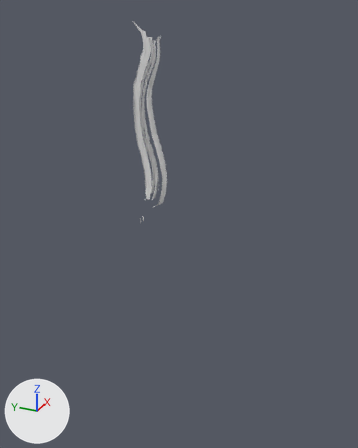
The FBX model Assets/ligamentos_fibrosos.fbx, before and after one commit.
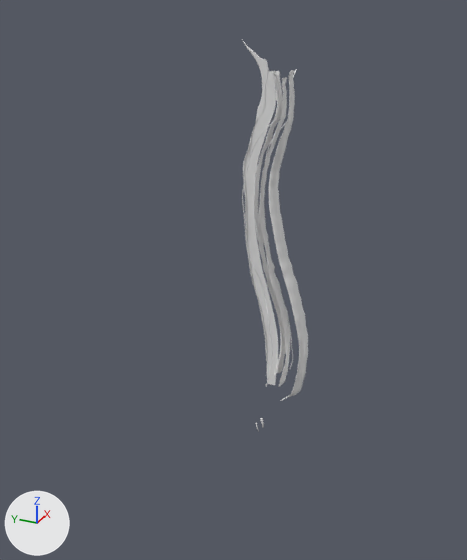
Each version is shown whole from a 50 mm camera at (-1.56, -0.774, 1.658) aimed at (0.031, -0.058, 0.862), then close up on the part from 2% to 70% of the width and 0% to 65% of the height. The axes (+X, +Y, +Z) are drawn at lower left. The lights are the same throughout. Where no turn or scale is listed for an object, it has been applied to the vertices.

Names of what the first close-up shows: 'Anterior longitudinal ligament', 'Interspinous ligaments', 'Intertransverse ligaments.l', 'Intertransverse ligaments.r', 'Ligamenta flava', 'Nuchal ligament', 'Posterior longitudinal ligament', 'Supraspinous ligament'.
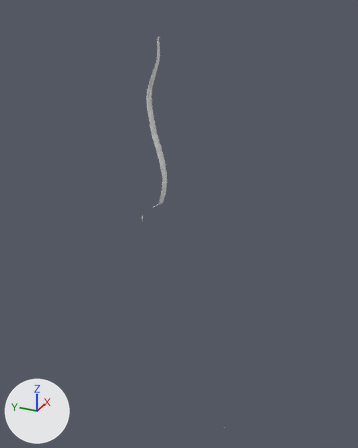
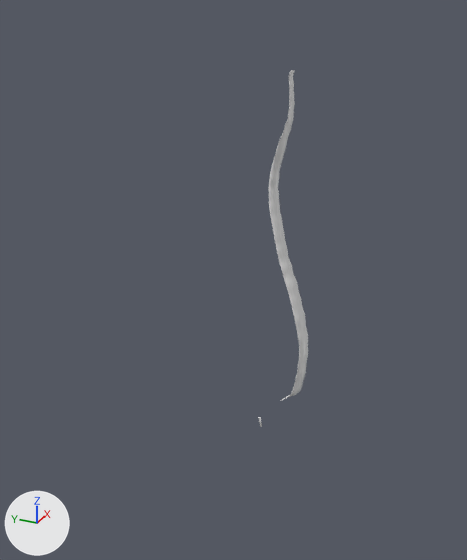
The newer file is also rescaled (x0.996), turned or shifted as a whole; pictures and numbers use the older file's frame.

Location of each change, [x1, y1, x2, y2] in pixels of the close-ups (467 x 560 px):
'Interspinous ligaments', deleted: before [244, 71, 278, 385]
'Posterior longitudinal ligament', deleted: before [259, 77, 291, 387]
'Ligamenta flava', deleted: before [254, 71, 285, 377]
'Nuchal ligament', deleted: before [243, 41, 269, 124]
'Intertransverse ligaments.r', deleted: before [242, 72, 281, 386]
'Supraspinous ligament', deleted: before [243, 124, 267, 362]
'Intertransverse ligaments.l', deleted: before [263, 69, 297, 368]

What changed in the scene script:
```text
Remove ob_posterior_longitudinal_ligament:
    ob_posterior_longitudinal_ligament = bpy.data.objects.new('Posterior longitudinal ligament', me_posterior_longitudinal_ligament_001)
    ob_posterior_longitudinal_ligament.location = (0.0, 0.038, 1.287)
Remove ob_intertransverse_ligaments_r:
    ob_intertransverse_ligaments_r = bpy.data.objects.new('Intertransverse ligaments.r', me_intertransverse_ligaments_001)
    ob_intertransverse_ligaments_r.location = (-0.034, 0.052, 1.266)
Remove ob_interspinous_ligaments:
    ob_interspinous_ligaments = bpy.data.objects.new('Interspinous ligaments', me_interspinous_ligaments_001)
    ob_interspinous_ligaments.location = (0.0, 0.066, 1.281)
Remove ob_supraspinous_ligament:
    ob_supraspinous_ligament = bpy.data.objects.new('Supraspinous ligament', me_supraspinous_ligament_001)
    ob_supraspinous_ligament.location = (0.0, 0.089, 1.277)
Remove ob_intertransverse_ligaments_l:
    ob_intertransverse_ligaments_l = bpy.data.objects.new('Intertransverse ligaments.l', me_intertransverse_ligaments_002)
    ob_intertransverse_ligaments_l.parent = ob_fibrous_joints_of_vertebral_column_g
    ob_intertransverse_ligaments_l.location = (-0.0266, -0.0913, -0.0759)
    ob_intertransverse_ligaments_l.rotation_euler = (-1.571, 0.0, -3.142)  # degrees (-90, 0, -180)
    ob_intertransverse_ligaments_l.scale = (-0.5, -0.5, -0.5)
Remove ob_ligamenta_flava:
    ob_ligamenta_flava = bpy.data.objects.new('Ligamenta flava', me_ligamenta_flava_001)
    ob_ligamenta_flava.location = (0.0, 0.051, 1.288)
Remove ob_nuchal_ligament:
    ob_nuchal_ligament = bpy.data.objects.new('Nuchal ligament', me_nuchal_ligament_001)
    ob_nuchal_ligament.location = (0.0, 0.062, 1.521)
```
